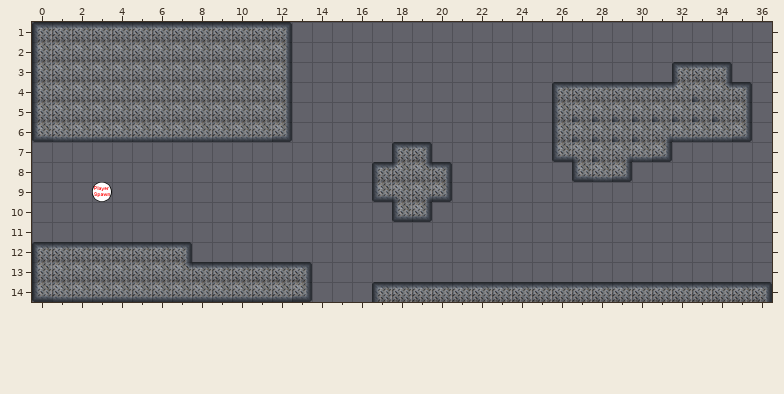
An edit to a level. Tiled map, core/assets/maps/map1.tmx. That is the earlier state.
Cells are 64x64 px. Shown: x 0..36, y 1..14.
Once edited:
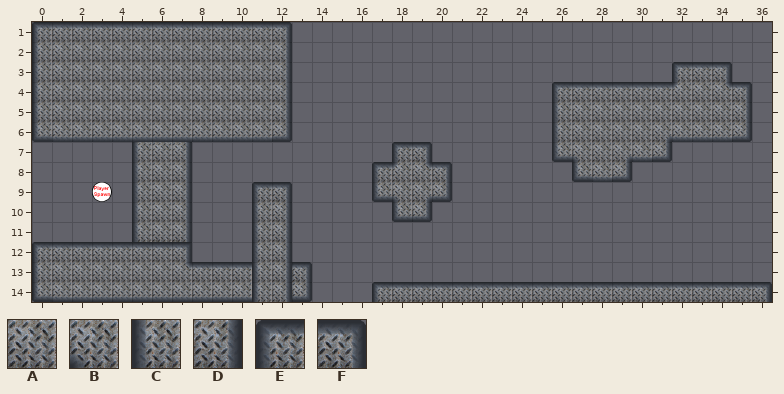
Key: from "blocks": A 3, B 4, C 8, D 9, E 11, F 12.
_ is an empty cell.
The exact change:
Layer "bgLayer":
The author put tile A in rows 7 to 11 at x 6.
The author put tile C in rows 7 to 11 at x 5.
The author put tile D in rows 7 to 11 at x 7.
Layer "mgLayer":
Tile B becomes tile A in row 4 at x 33; in row 5 at x 27 to 34; in row 6 at x 27 to 30; in row 7 at x 28.
Layer "fgLayer":
The author put tile C in rows 10 to 14 at x 11.
The author put tile D in rows 10 to 14 at x 12.
The author put tile E in row 9 at x 11.
The author put tile F in row 9 at x 12.
Where, in picture pixels (left, top, right, bottom), the same in both pictures:
changed: (572, 96, 718, 162)
added: (132, 142, 192, 242)
added: (252, 182, 292, 302)
